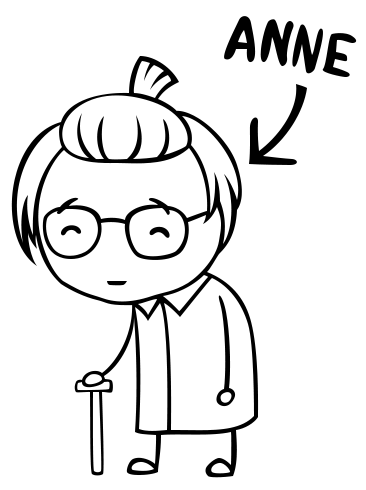
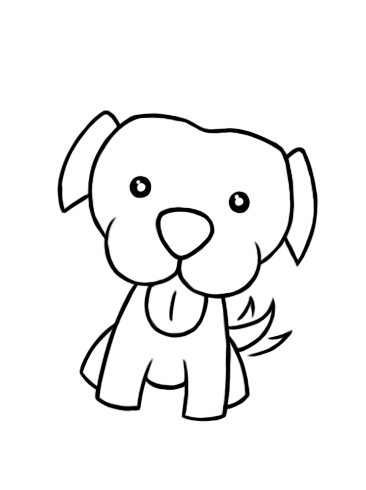
Two versions of the same layered image (w=366, h=490). Layer-by-layer changes:
removed layer "Color Fill 2" over [224, 16, 357, 165]
added layer "Layer 4" above "Layer 3" over [57, 110, 319, 422]
removed layer "Color Fill 1" over [11, 56, 259, 478]
